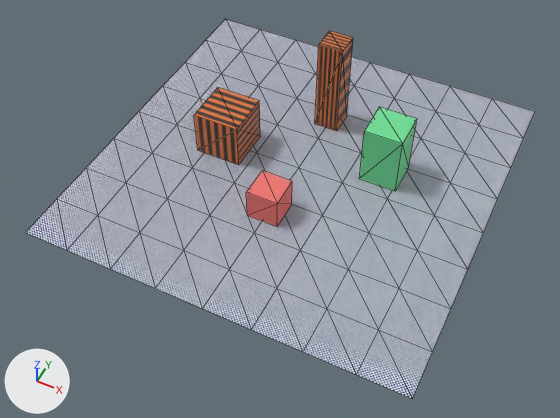
An edit to the OBJ model Content/TestScene/testscene.obj, drawn before and after from the same camera.
Camera for both pictures: a 50 mm lens placed at (7.24, -15.79, 17.45), pointed at (0.27, -1.85, 0.02). Arrows for +X, +Y and +Z are at lower left; the lights stay in place. The older version comes first. Mesh edges are drawn as thin lines. Where no turn or scale is listed for an object, it has been applied to the vertices.

Objects in the first picture: 'testscene'.
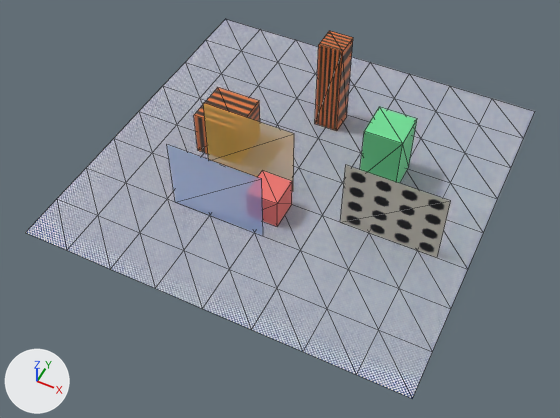
Patch to the scene script:
```diff
--- a/Content/TestScene/testscene.obj.py
+++ b/Content/TestScene/testscene.obj.py
@@ img_grate_png @@
+img_grate_png = load_image('grate.png', 'grate.png', 64, 64, 'sRGB')
@@ mat_glassblue @@
+mat_glassblue = principled_material('GlassBlue')
+mat_glassblue.base_color = (0.2, 0.45, 0.95)  # blue #7cb3f9
+mat_glassblue.roughness = 0.911
+mat_glassblue.alpha = 0.45
@@ mat_maskedgrate @@
+mat_maskedgrate = principled_material('MaskedGrate')
+mat_maskedgrate.texture = img_grate_png
+mat_maskedgrate.roughness = 0.8
@@ mat_glassamber @@
+mat_glassamber = principled_material('GlassAmber')
+mat_glassamber.base_color = (0.98, 0.62, 0.1)  # yellow #fdce59
+mat_glassamber.roughness = 0.911
+mat_glassamber.alpha = 0.55
@@ me_testscene @@
 # used by ob_testscene; location = (0.0, 0.0, 0.0)
 # verts and faces of me_testscene; kept vertices keep their numbers, new ones are numbered from 113
-me_testscene.from_pydata(...)  # 113 vertices, 176 faces; spans x -6.0..6.0, y -6.0..6.0, z 0.0..3.2
+me_testscene.from_pydata(...)  # 125 vertices, 182 faces; spans x -6.0..6.0, y -6.0..6.0, z 0.0..3.2
+# me_testscene part 1
+verts[113] = (-2.7, -1.0, 0.0)  # pixel (208, 160)
+verts[114] = (-2.7, -1.0, 2.4)  # pixel (203, 102)
+verts[115] = (-2.7, -3.0, 0.0)  # pixel (175, 202)
+verts[116] = (-2.7, -3.0, 2.4)  # pixel (166, 144)
+verts[117] = (2.1, -1.5, 0.0)  # pixel (340, 222)
+verts[118] = (2.1, -1.5, 2.4)  # pixel (345, 164)
+for new, old in zip([*range(119, 125)], [*range(113, 119)]): verts[new] = verts[old] + (3.0, 0.0, 0.0)
+faces += [(113, 120, 119), (113, 114, 120)]  # mat_glassamber (yellow #fdce59)
+faces += [(115, 122, 121), (115, 116, 122)]  # mat_glassblue (blue #7cb3f9)
+faces += [(117, 124, 123), (117, 118, 124)]  # mat_maskedgrate (picture img_grate_png)
 me_testscene.materials.append(mat_checkermat)
@@ me_testscene @@
 me_testscene.materials.append(mat_plaingreen)
+me_testscene.materials.append(mat_glassamber)  # yellow #fdce59
+me_testscene.materials.append(mat_glassblue)  # blue #7cb3f9
+me_testscene.materials.append(mat_maskedgrate)  # picture img_grate_png
```

Where the change shows, as pixel boxes [x1, y1, x2, y2] in the pictures (560 x 418 px):
part 1 of me_testscene, added
    after: [167, 103, 451, 258]
